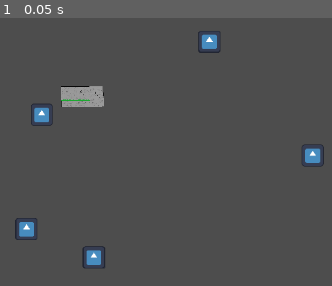
Above: before the commit, frame 1.
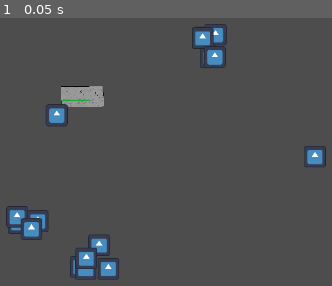
Above: after the commit, the same moment.

Repository: PiponcheDev/Chunky-Chick
Game: Godot game, scene res://src/scripts/Managers/Env_Generator/env_gen.tscn
The game is run twice, just before and just after one commit, with the same random seed, the same clock (stepped at 60 frames per second) and the same inputs. The engine's default icon, where the game draws it, is replaced by a stand-in: a white triangle on a blue panel in a dark square.
Inputs:
- Up to frame 1 (0.05 s): no input

The runs differ from the first frame. In frame 1, 3.8% of the frame differs, in the area x 1-99%, y 2-98%.

Commit message:
Fixed Pips issue
And also increased the clump density variable for demonstrational purpouses

Diff:
--- a/chunky-chick/src/scripts/Managers/Env_Generator/Env-generator.gd
+++ b/chunky-chick/src/scripts/Managers/Env_Generator/Env-generator.gd
@@ -54,13 +54,13 @@
 				item_spawn_zones.append(child.get_child(0))
 				print(child.get_child(0))
 			if child.foods:
-				food_spawn_zones.append(child)
+				food_spawn_zones.append(child.get_child(0))
 			if child.talimen:
-				talimen_spawn_zones.append(child)
+				talimen_spawn_zones.append(child.get_child(0))
 			if child.trashcans:
-				trashcan_spawn_zones.append(child)
+				trashcan_spawn_zones.append(child.get_child(0))
 			if child.dumpsters:
-				dumpster_spawn_zones.append(child)
+				dumpster_spawn_zones.append(child.get_child(0))
 	print(item_spawn_zones)
 
 
--- a/chunky-chick/src/scripts/Managers/Env_Generator/env_gen.tscn
+++ b/chunky-chick/src/scripts/Managers/Env_Generator/env_gen.tscn
@@ -41,6 +41,7 @@
 
 [node name="Env-gen" type="Node2D" unique_id=1350189090]
 script = ExtResource("1_cae22")
+clumpDensity = 100
 
 [node name="TileMapLayer3" type="TileMapLayer" parent="." unique_id=406226139]
 scale = Vector2(0.099999994, 0.099999994)
